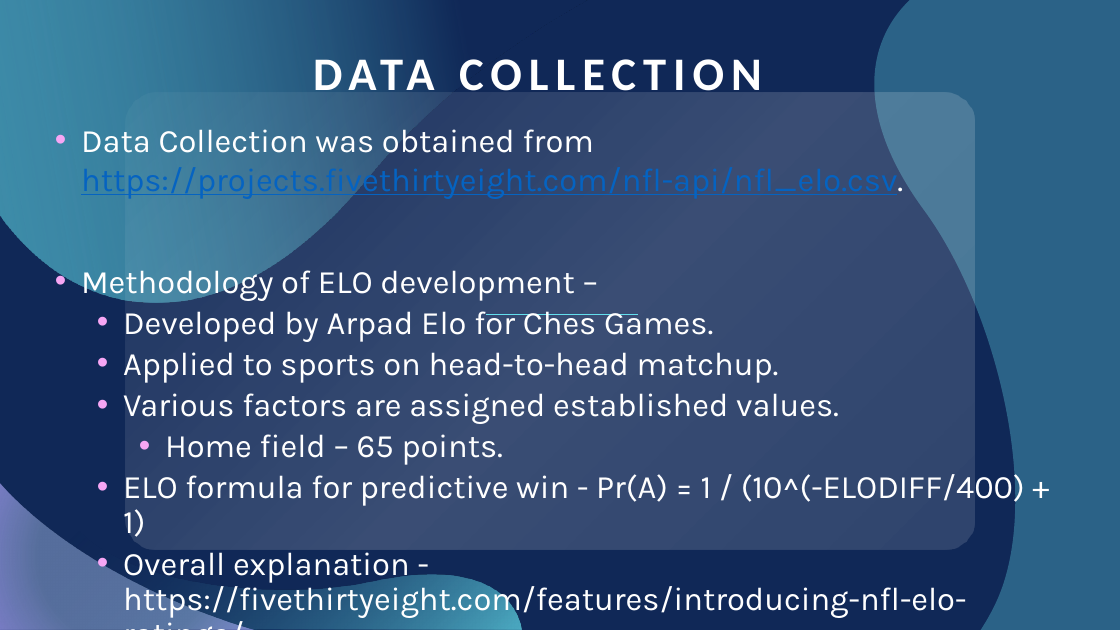
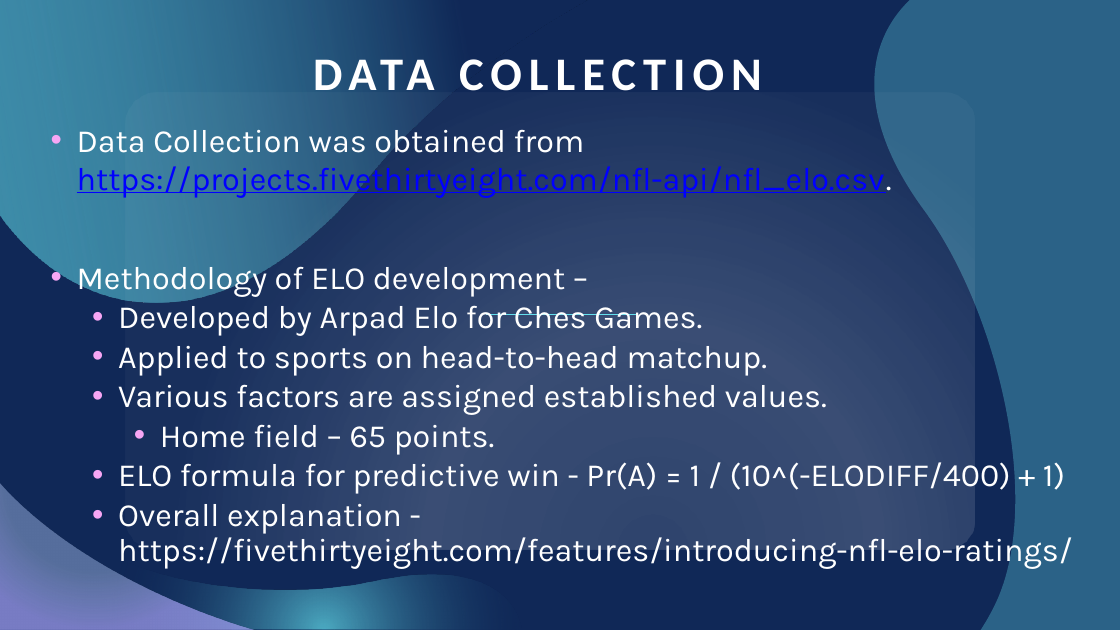
Before and after one commit to itsakcode/healthcare_project, a slide deck: slide 7 of Project_2_Presentation.pptx. Drawn at 1120x630 pixels with LibreOffice and Linux fonts; fonts in the diff are those of the drawing. Boxes give left, top, right and bottom in pixels: in the first picture for what was removed or moved away, otherwise in the second. Text is boxed around its words. In the diff, an @@ line names an element or a change of style, - is before the commit and + after.

```diff
--- a/Project_2_Presentation.pptx
+++ b/Project_2_Presentation.pptx
@@ title "DATA COLLECTION" moved from (x1=81, y1=129, x2=308, y2=153) to (x1=77, y1=130, x2=301, y2=153) @@
@@ text "Data Collection was obtained from ..." at (x1=77, y1=130, x2=1073, y2=569): size 28 to 27.7 pt; text colour #0563C1 to #0000FF in "https://projects.fivethirtyeight.com/nfl-api/nfl_elo.csv."; less space between paragraphs; indent changed @@
```
Also in this commit, not shown: 9 other slides changed, 3 slides added.
